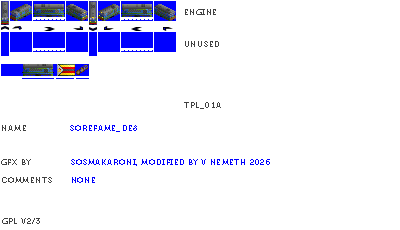
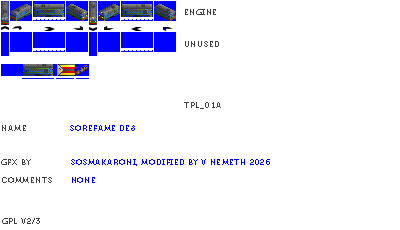
Layered file, before and after one edit (w=400, h=230). Changes by layer:
renamed "Sorefame_DE8" to "Sorefame DE8", painted on it over [116, 125, 137, 132]
